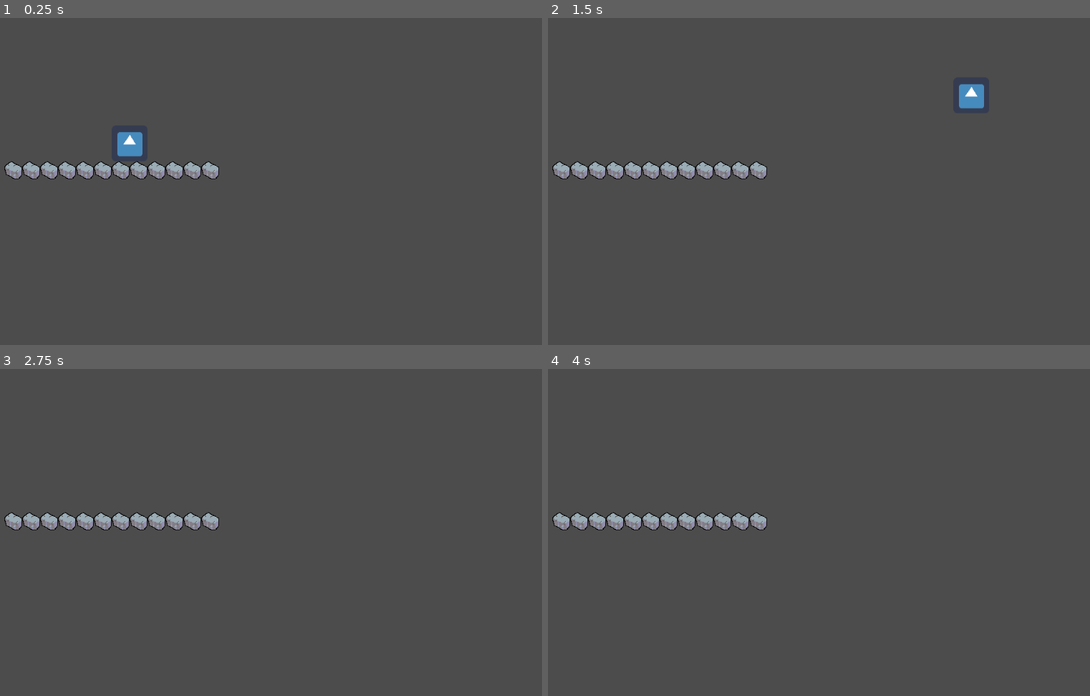
Above: before the commit, frames 1-4 (two rows, left to right).
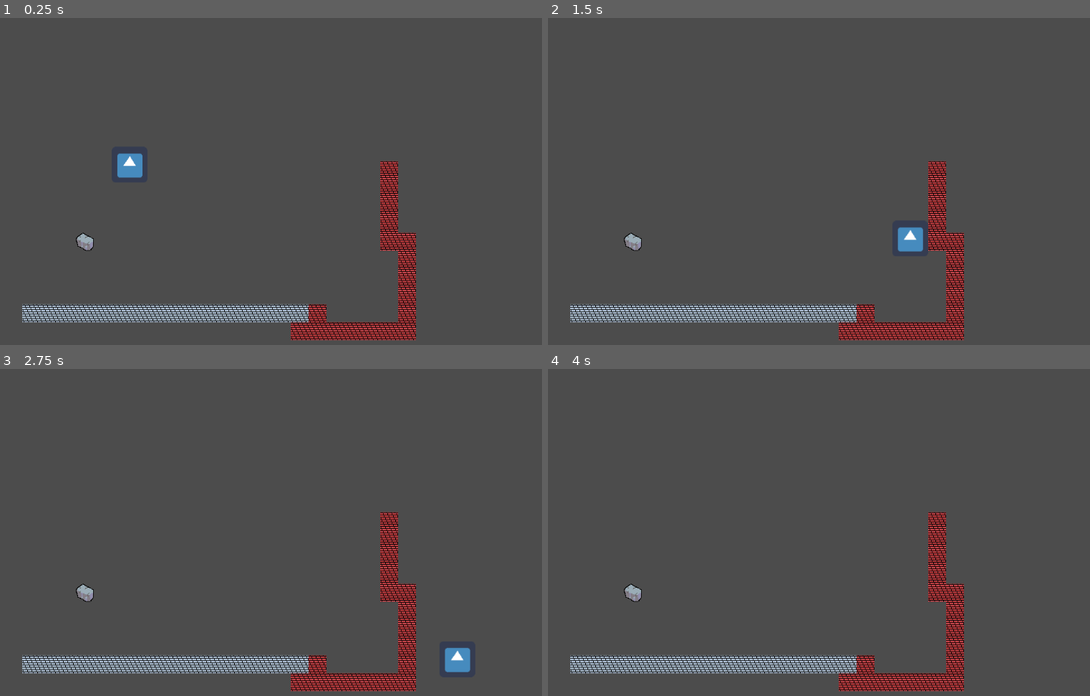
Above: after the commit, the same moments.

Repository: Tiggles/Github-Gameoff-2019
Game: Godot game, scene res://Main.tscn
The game is run twice, just before and just after one commit, with the same random seed, the same clock (stepped at 60 frames per second) and the same inputs. The engine's default icon, where the game draws it, is replaced by a stand-in: a white triangle on a blue panel in a dark square.
Inputs:
- Up to frame 1 (0.25 s): no input
- Up to frame 2 (1.5 s): hold Right (ui_right) from 0.53 s (still down); tap Up (ui_up) at 0.77 s
- Up to frame 3 (2.75 s): tap Up (ui_up) at 1.52 s; release Right (ui_right) at 2.03 s; hold Left (ui_left) from 2.03 s (still down)
- Up to frame 4 (4 s): release Left (ui_left) at 2.78 s; hold Right (ui_right) from 2.78 s (still down); tap Up (ui_up) at 3.02, 3.77 s; tap Enter at 3.5 s

The runs differ from the first frame. In frame 1, 8.0% of the frame differs, in the area x 0-77%, y 34-99%; in frame 2, 8.2%, in the area x 0-81%, y 20-99%; in frame 3, 7.9%; in frame 4, 7.5%.

Commit message:
Better tilemap

Diff:
--- a/GGGG/Main.tscn
+++ b/GGGG/Main.tscn
@@ -1,39 +1,39 @@
-[gd_scene load_steps=6 format=2]
+[gd_scene load_steps=7 format=2]
 
 [ext_resource path="res://Player.tscn" type="PackedScene" id=1]
 [ext_resource path="res://tilemap.png" type="Texture" id=2]
 
-[sub_resource type="ConvexPolygonShape2D" id=2]
-points = PoolVector2Array( 0, 0, 32, 0, 32, 32, 0, 32 )
-
 [sub_resource type="ConvexPolygonShape2D" id=3]
 points = PoolVector2Array( 0, 0, 32, 0, 32, 32, 0, 32 )
 
-[sub_resource type="TileSet" id=1]
+[sub_resource type="ConvexPolygonShape2D" id=4]
+points = PoolVector2Array( 0, 0, 32, 0, 32, 32, 0, 32 )
+
+[sub_resource type="ConvexPolygonShape2D" id=5]
+points = PoolVector2Array( 0, 0, 32, 0, 32, 32, 0, 32 )
+
+[sub_resource type="TileSet" id=2]
 0/name = "tilemap.png 0"
 0/texture = ExtResource( 2 )
 0/tex_offset = Vector2( 0, 0 )
 0/modulate = Color( 1, 1, 1, 1 )
-0/region = Rect2( 64, 0, 32, 32 )
-0/tile_mode = 1
-0/autotile/bitmask_mode = 0
-0/autotile/bitmask_flags = [  ]
-0/autotile/icon_coordinate = Vector2( 0, 0 )
-0/autotile/tile_size = Vector2( 32, 32 )
-0/autotile/spacing = 0
-0/autotile/occluder_map = [  ]
-0/autotile/navpoly_map = [  ]
-0/autotile/priority_map = [  ]
-0/autotile/z_index_map = [  ]
+0/region = Rect2( 0, 0, 32, 32 )
+0/tile_mode = 0
 0/occluder_offset = Vector2( 0, 0 )
 0/navigation_offset = Vector2( 0, 0 )
-0/shapes = [  ]
+0/shapes = [ {
+"autotile_coord": Vector2( 0, 0 ),
+"one_way": false,
+"one_way_margin": 1.0,
+"shape": SubResource( 3 ),
+"shape_transform": Transform2D( 1, 0, 0, 1, 0, 0 )
+} ]
 0/z_index = 0
 1/name = "tilemap.png 1"
 1/texture = ExtResource( 2 )
 1/tex_offset = Vector2( 0, 0 )
 1/modulate = Color( 1, 1, 1, 1 )
-1/region = Rect2( 0, 0, 32, 32 )
+1/region = Rect2( 32, 0, 32, 32 )
 1/tile_mode = 0
 1/occluder_offset = Vector2( 0, 0 )
 1/navigation_offset = Vector2( 0, 0 )
@@ -41,13 +41,7 @@
 "autotile_coord": Vector2( 0, 0 ),
 "one_way": false,
 "one_way_margin": 1.0,
-"shape": SubResource( 2 ),
-"shape_transform": Transform2D( 1, 0, 0, 1, 0, 0 )
-}, {
-"autotile_coord": Vector2( 0, 0 ),
-"one_way": false,
-"one_way_margin": 1.0,
-"shape": SubResource( 3 ),
+"shape": SubResource( 4 ),
 "shape_transform": Transform2D( 1, 0, 0, 1, 0, 0 )
 } ]
 1/z_index = 0
@@ -55,11 +49,17 @@
 2/texture = ExtResource( 2 )
 2/tex_offset = Vector2( 0, 0 )
 2/modulate = Color( 1, 1, 1, 1 )
-2/region = Rect2( 32, 0, 32, 32 )
+2/region = Rect2( 64, 0, 32, 32 )
 2/tile_mode = 0
 2/occluder_offset = Vector2( 0, 0 )
 2/navigation_offset = Vector2( 0, 0 )
-2/shapes = [  ]
+2/shapes = [ {
+"autotile_coord": Vector2( 0, 0 ),
+"one_way": false,
+"one_way_margin": 1.0,
+"shape": SubResource( 5 ),
+"shape_transform": Transform2D( 1, 0, 0, 1, 0, 0 )
+} ]
 2/z_index = 0
 
 [node name="Main" type="Node2D"]
@@ -69,10 +69,7 @@
 jump_velocity = 1200
 
 [node name="TileMap" type="TileMap" parent="."]
-tile_set = SubResource( 1 )
+tile_set = SubResource( 2 )
 cell_size = Vector2( 32, 32 )
-cell_quadrant_size = 32
-collision_use_kinematic = true
-collision_mask = 3
 format = 1
-tile_data = PoolIntArray( 524289, 1, 0, 524290, 1, 0, 524291, 1, 0, 524292, 1, 0, 524293, 1, 0, 524294, 1, 0, 524295, 1, 0, 524296, 1, 0, 524297, 1, 0, 524298, 1, 0, 524299, 1, 0, 524300, 1, 0 )
+tile_data = PoolIntArray( 524310, 2, 0, 589846, 2, 0, 655382, 2, 0, 720918, 2, 0, 786437, 0, 0, 786454, 2, 0, 786455, 2, 0, 851991, 2, 0, 917527, 2, 0, 983063, 2, 0, 1048578, 1, 0, 1048579, 1, 0, 1048580, 1, 0, 1048581, 1, 0, 1048582, 1, 0, 1048583, 1, 0, 1048584, 1, 0, 1048585, 1, 0, 1048586, 1, 0, 1048587, 1, 0, 1048588, 1, 0, 1048589, 1, 0, 1048590, 1, 0, 1048591, 1, 0, 1048592, 1, 0, 1048593, 1, 0, 1048594, 2, 0, 1048599, 2, 0, 1114129, 2, 0, 1114130, 2, 0, 1114131, 2, 0, 1114132, 2, 0, 1114133, 2, 0, 1114134, 2, 0, 1114135, 2, 0 )
--- a/GGGG/Player.gd
+++ b/GGGG/Player.gd
@@ -27,7 +27,7 @@
 	pass
 
 func get_input(delta: float) -> void:
-		# Is touching wall or floor
+	# Is touching wall or floor
 	var is_touching = self.is_on_floor() or self.is_on_wall()
 	var curr_mvmt_accl = movement_acceleration if is_touching else movement_acceleration / 2
 
